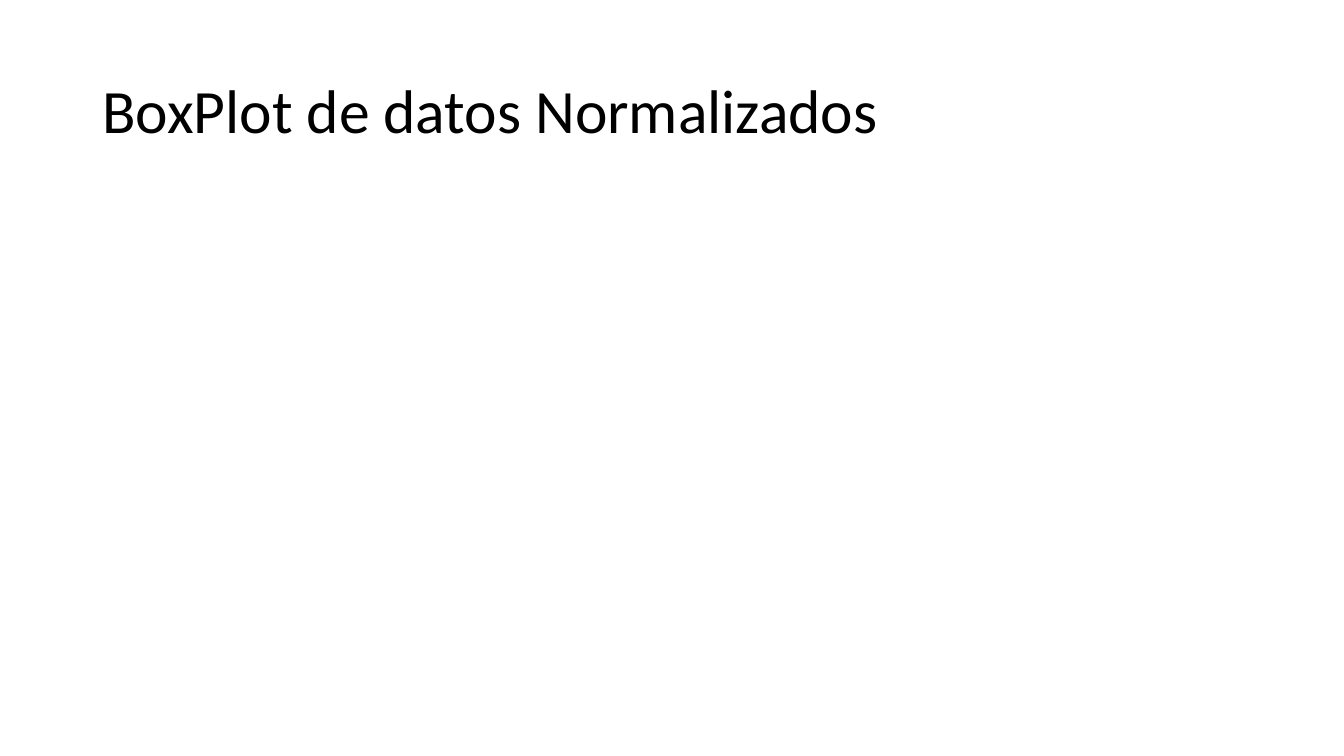
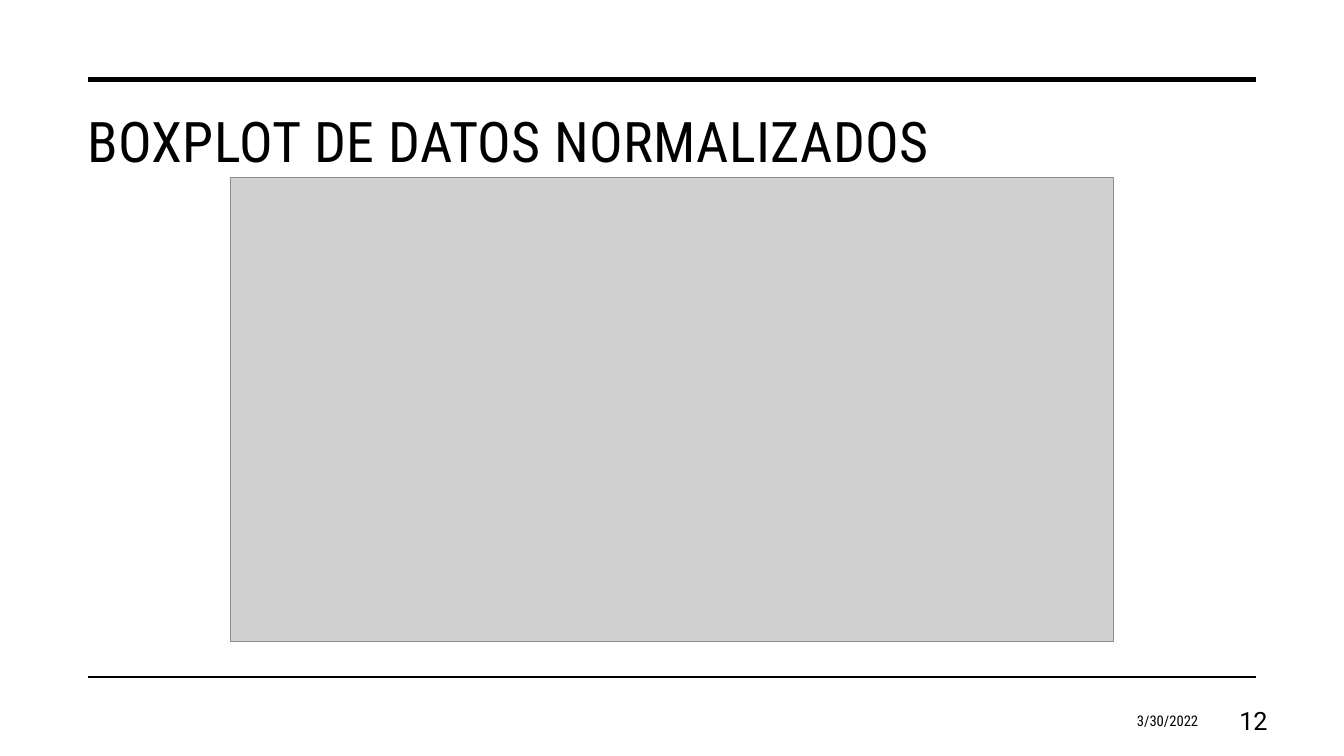
Before and after one commit to juanagsolano/content_based_filtering, a slide deck: slide 12 of report_files/Presentación del proyecto.pptx. Drawn at 1344x756 pixels with LibreOffice and Linux fonts; fonts in the diff are those of the drawing; grey boxes stand for pictures; background and template pictures are left out. Boxes give left, top, right and bottom in pixels: in the first picture for what was removed or moved away, otherwise in the second. Text is boxed around its words. In the diff, an @@ line names an element or a change of style, - is before the commit and + after.

```diff
--- a/report_files/Presentación del proyecto.pptx
+++ b/report_files/Presentación del proyecto.pptx
@@ line added from (89, 80) to (1256, 80), #000000 3.5 pt @@
@@ title "BOXPLOT DE DATOS NORMALIZADOS" at bbox=[87, 121, 929, 163]: vertical alignment middle to top @@
@@ title at bbox=[87, 121, 929, 163]: text changed; size 44 to 40 pt; font Calibri to Roboto Condensed @@
-BoxPlot de datos Normalizados
+BOXPLOT DE DATOS NORMALIZADOS
@@ picture added at bbox=[231, 177, 1113, 642] @@
@@ line added from (89, 678) to (1256, 678), #000000 1 pt @@
@@ text added at bbox=[1137, 715, 1198, 727], 10.5 pt, text #000000 @@
+3/30/2022
@@ page number added at bbox=[1239, 712, 1267, 730], 18 pt, text #000000 @@
+12
```
Also in this commit, not shown: 12 other slides changed, 7 slides added, 5 slides removed, 2 other files.
